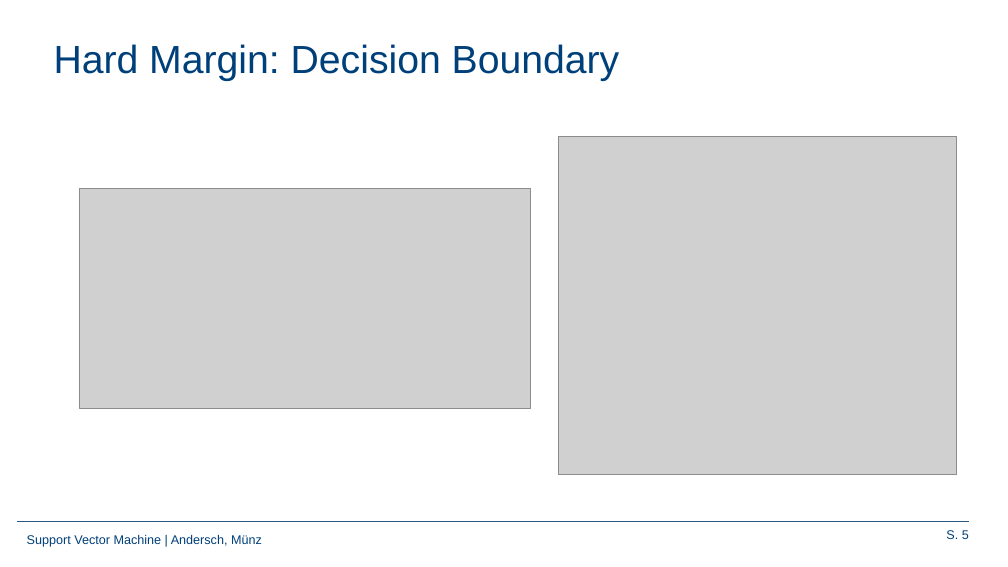
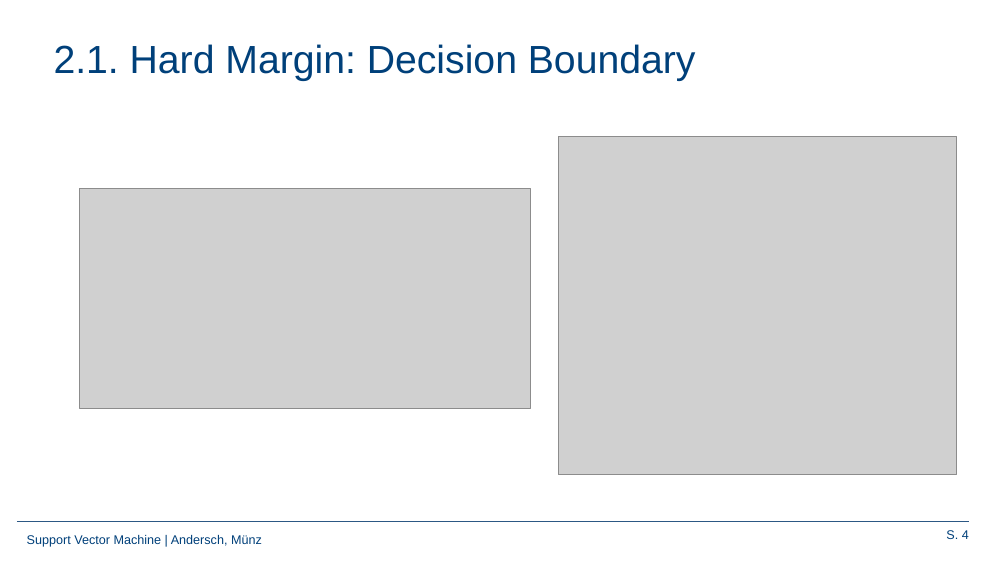
Before and after one commit to Frandersch/Statistical-Machine-Learning, a slide deck: slide 4 of Präsentation/Support Vector Machines.pptx (slide 5 before the commit). Drawn at 1008x567 pixels with LibreOffice and Linux fonts; fonts in the diff are those of the drawing; grey boxes stand for pictures; background and template pictures are left out. Boxes give left, top, right and bottom in pixels: in the first picture for what was removed or moved away, otherwise in the second. Text is boxed around its words. In the diff, an @@ line names an element or a change of style, - is before the commit and + after.

```diff
--- a/Präsentation/Support Vector Machines.pptx
+++ b/Präsentation/Support Vector Machines.pptx
@@ title at box(54, 44, 696, 81): text changed @@
-Hard Margin: Decision Boundary
+2.1. Hard Margin: Decision Boundary
@@ page number at box(946, 530, 969, 539): text changed @@
-S. 5
+S. 4
```
Also in this commit, not shown: 13 other slides changed, 4 slides added, 6 slides removed.
